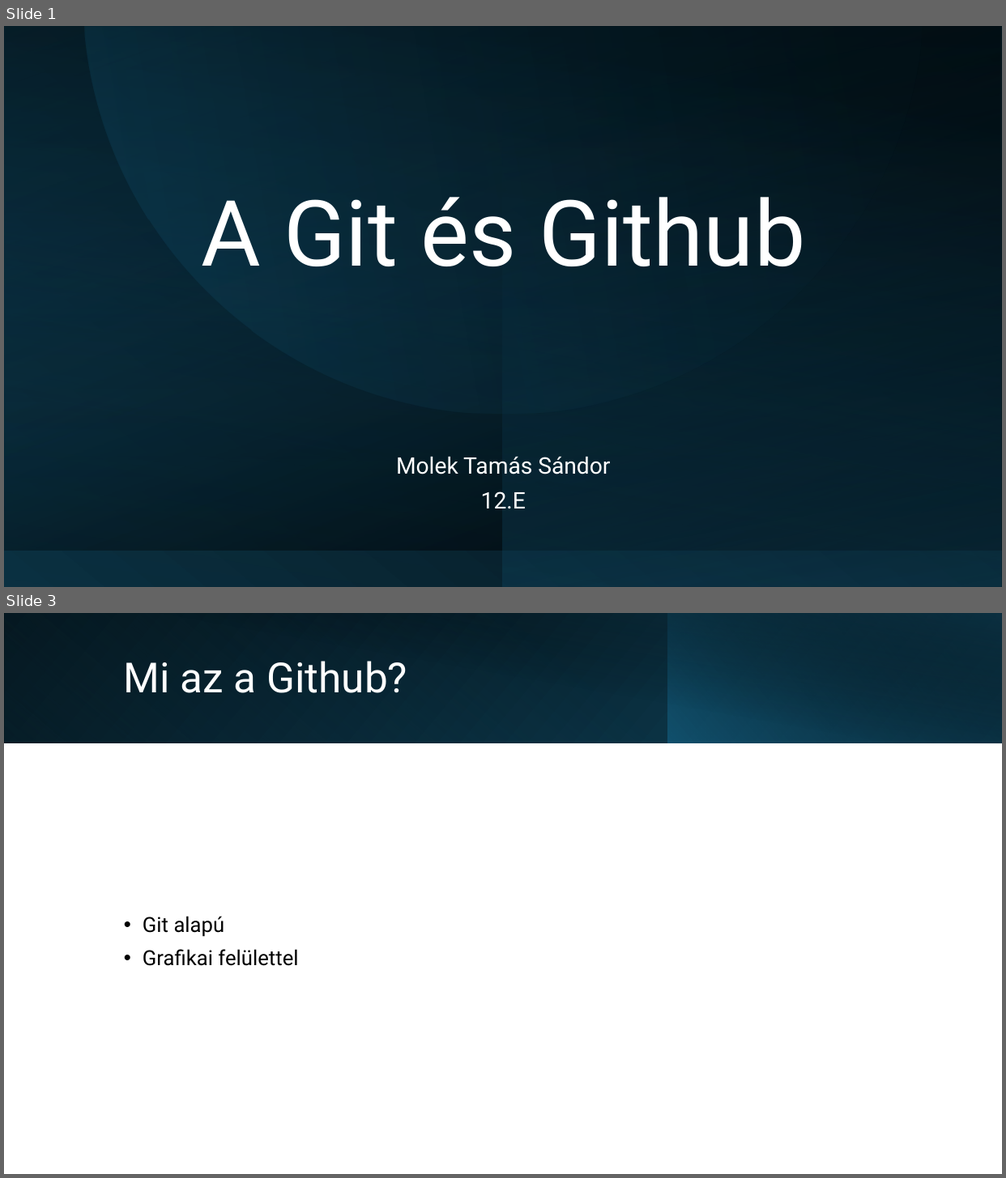
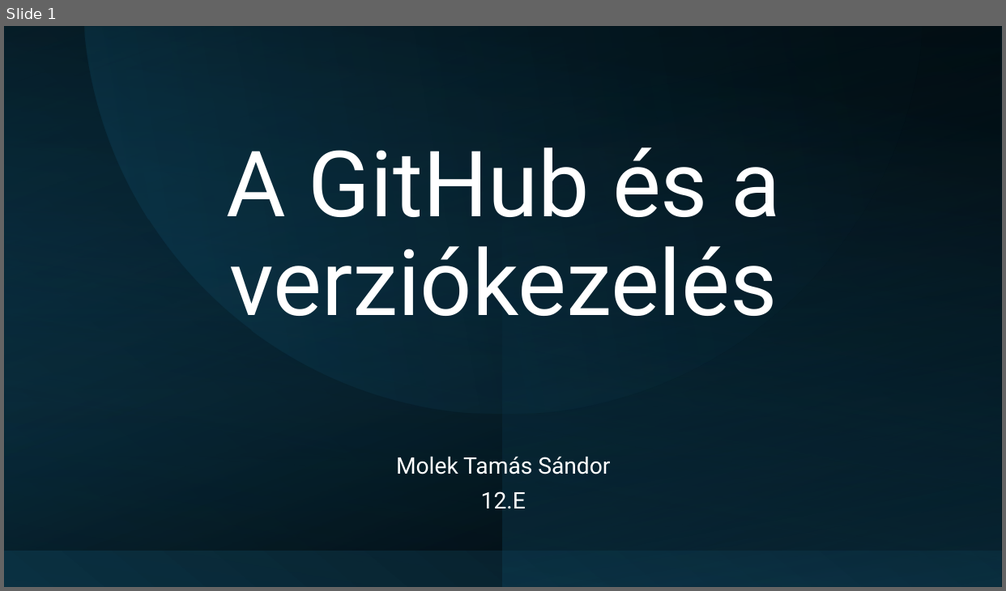
Before and after one commit to Maho-Yoshino/School_Notes, a slide deck: 2025-2026/IKT/github/Github.pptx. Shown one above the other, each under a label of ours: slides 1 and 3 before the commit, slide 1 after it; the slides between them are not shown. The pictures are 1006x1178 and 1006x591 pixels, drawn with LibreOffice and Linux fonts; fonts in the diff are those of the drawing. Boxes give left, top, right and bottom in pixels: in the first picture for what was removed or moved away, otherwise in the second. Text is boxed around its words. In the diff, an @@ line names an element or a change of style, - is before the commit and + after.

```diff
--- a/2025-2026/IKT/github/Github.pptx
+++ b/2025-2026/IKT/github/Github.pptx
@@ slide 3 removed at box(4, 613, 1002, 1174), background #FFFFFF @@
@@ rectangle removed at box(4, 613, 1002, 743) @@
@@ rectangle removed at box(4, 613, 669, 743) @@
@@ rectangle removed at box(41, 613, 1002, 744) @@
@@ rectangle removed at box(668, 613, 1002, 743) @@
@@ title removed at box(124, 661, 407, 693) @@
-Mi az a Github?
@@ text removed at box(143, 916, 298, 966) @@
-• Git alapú
-• Grafikai felülettel
@@ slide 1 changed as well @@
@@ title at box(226, 148, 780, 316): text changed @@
-A Git és Github
+A GitHub és a verziókezelés
```
Also in this commit, not shown: 1 other slide changed, 10 slides added, 1 other slide removed, 5 other files.
